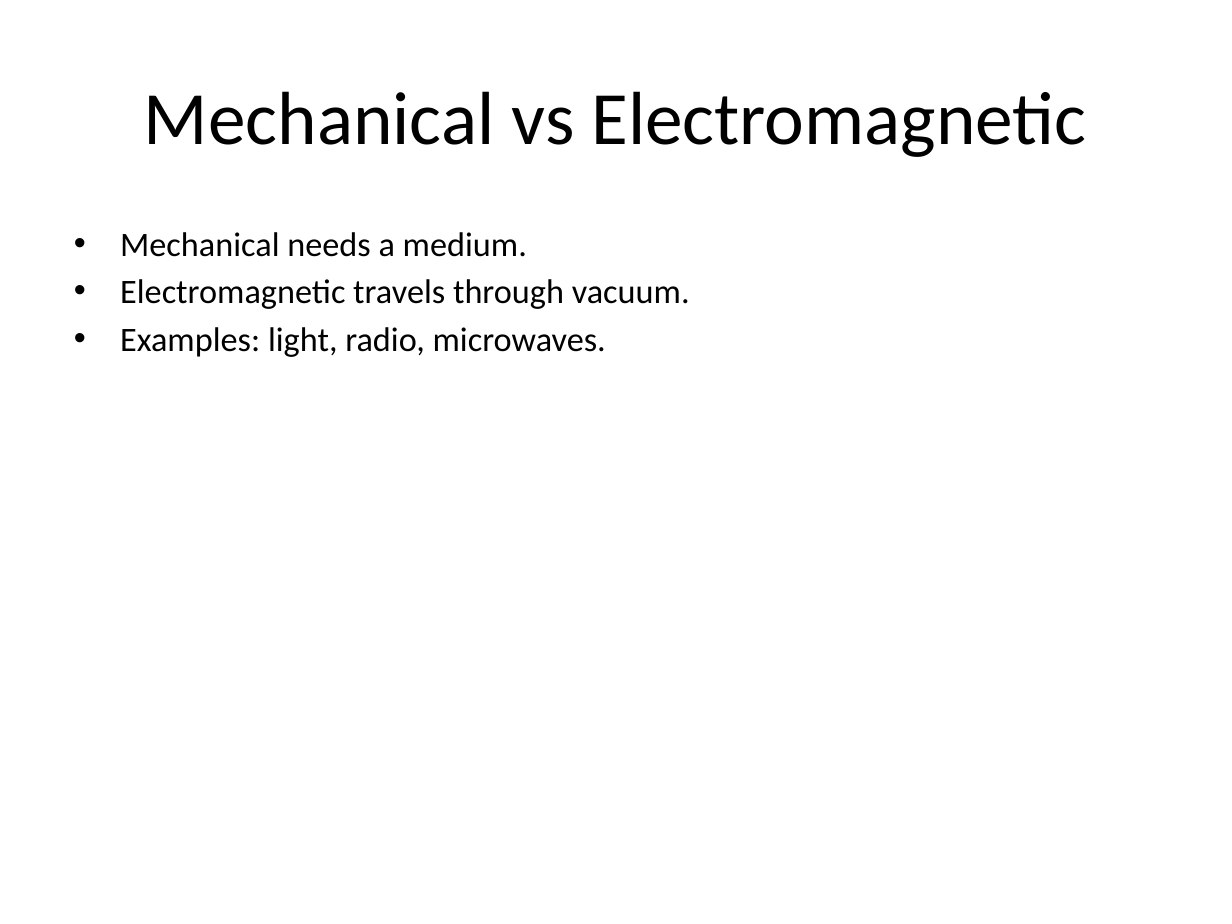
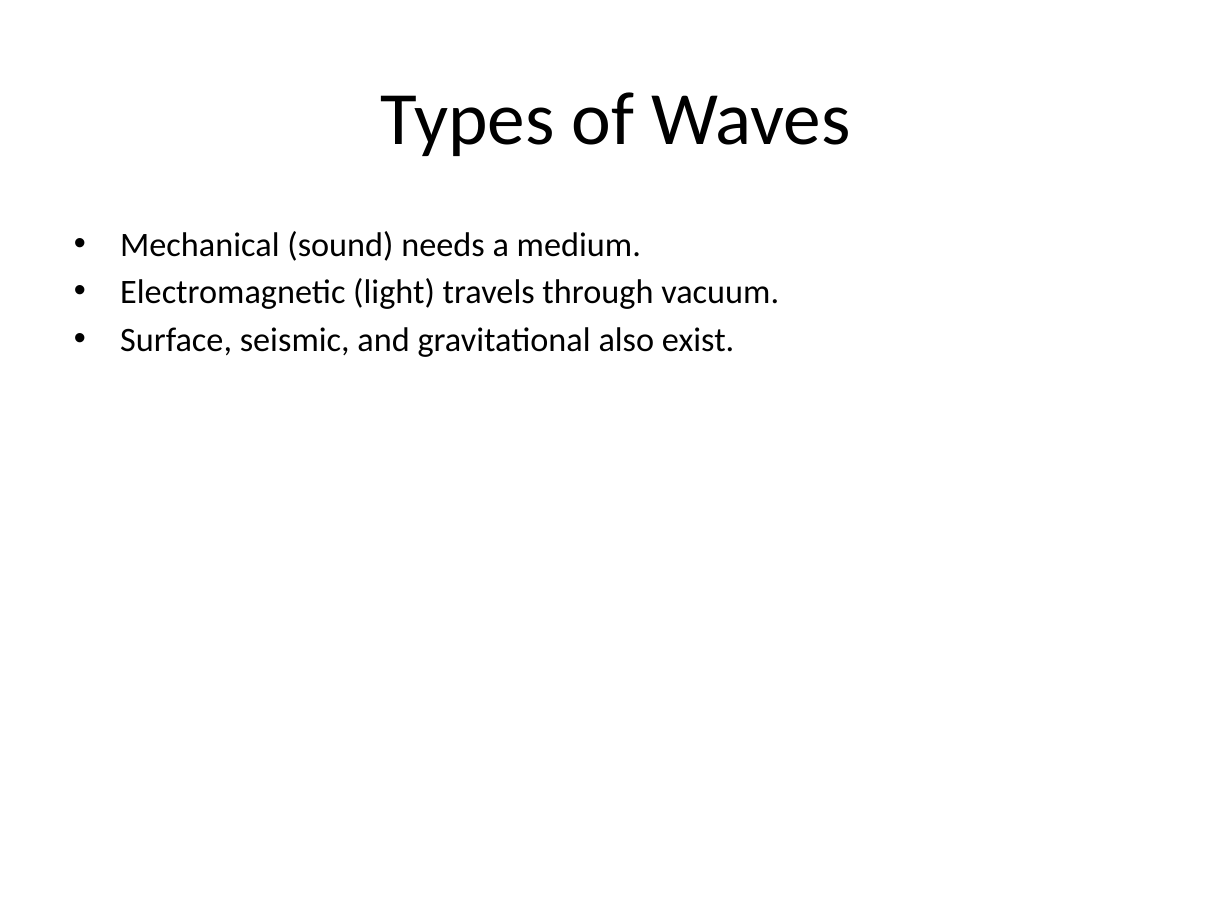
Before and after one commit to avinashsingh86331-lgtm/RESEARCH_AGENT, a slide deck: slide 3 of research_output.pptx (slide 4 before the commit). Drawn at 1232x924 pixels with LibreOffice and Linux fonts; fonts in the diff are those of the drawing. Boxes give left, top, right and bottom in pixels: in the first picture for what was removed or moved away, otherwise in the second. Text is boxed around its words. In the diff, an @@ line names an element or a change of style, - is before the commit and + after.

```diff
--- a/research_output.pptx
+++ b/research_output.pptx
@@ title at [381, 92, 850, 156]: text changed @@
-Mechanical vs Electromagnetic
+Types of Waves
@@ text at [120, 231, 779, 357]: text changed @@
-• Mechanical needs a medium.
-• Electromagnetic travels through vacuum.
-• Examples: light, radio, microwaves.
+• Mechanical (sound) needs a medium.
+• Electromagnetic (light) travels through vacuum.
+• Surface, seismic, and gravitational also exist.
```
Also in this commit, not shown: 6 other slides changed, 1 slide added, 1 slide removed, 3 other files.
